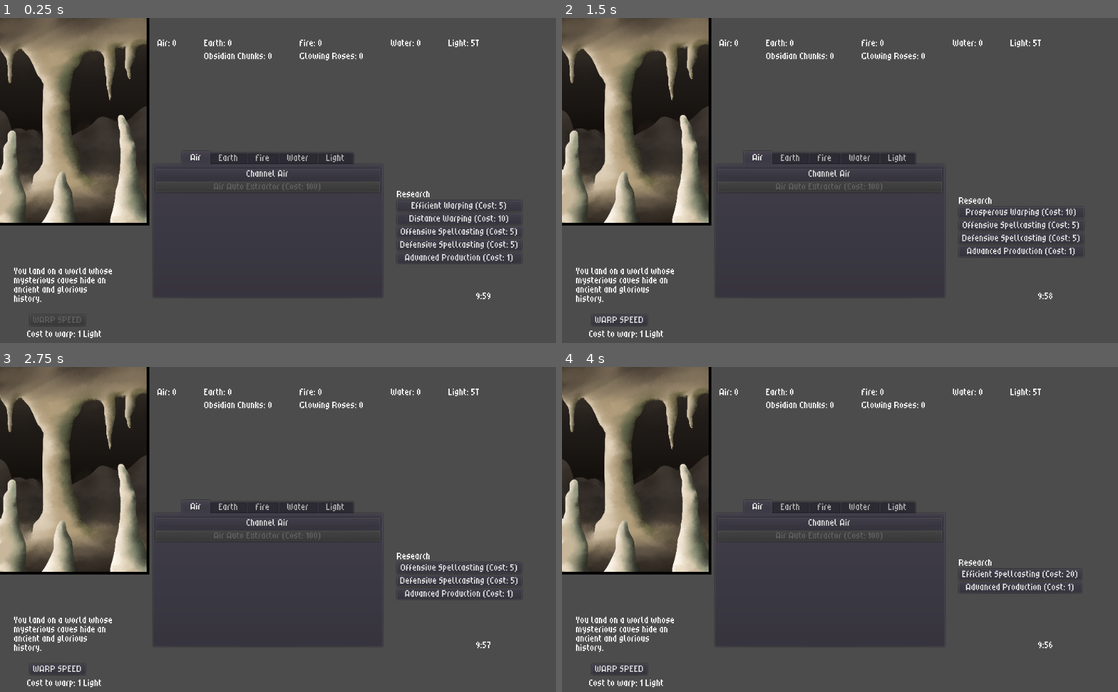
Above: before the commit, frames 1-4 (two rows, left to right).
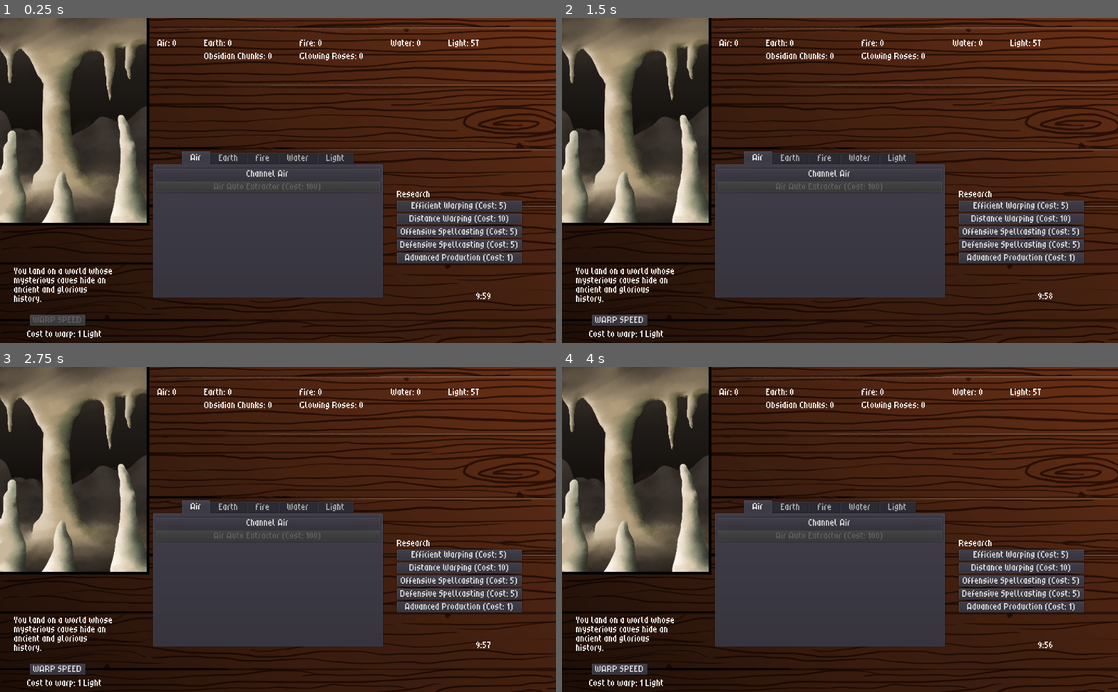
Above: after the commit, the same moments.

Repository: Kevin-Mortimer-19/Spellwarp
Game: Godot game, scene res://Scenes/Dimension.tscn
Same seed, same stepped clock (60 frames per second), same inputs: the game is played once before the commit and once after it.
Inputs (mouse positions are in pixels of both pictures, inside the frame that each line leads up to):
- Up to frame 1 (0.25 s): no input
- Up to frame 2 (1.5 s): click "Efficient Warping (Cost: 5)" at 0.5 s; click "Distance Warping (Cost: 10)" at 1.25 s
- Up to frame 3 (2.75 s): click (461, 562) at 2 s, where only the run before the commit has a clickable "Prosperous Warping (Cost: 10)"
- Up to frame 4 (4 s): click "Offensive Spellcasting (Cost:…" at 2.75 s; click "Defensive Spellcasting (Cost:…" at 3.5 s

The runs differ from the first frame. In frame 1, 60% of the frame differs, in the area x 0-100%, y 0-100%; in frame 2, 62%; in frame 3, 61%; in frame 4, 61%.

Commit message:
wood panel background

Diff:
--- a/Scenes/Dimension.tscn
+++ b/Scenes/Dimension.tscn
@@ -1,10 +1,11 @@
-[gd_scene load_steps=6 format=2]
+[gd_scene load_steps=7 format=2]
 
 [ext_resource path="res://Scripts/ResourceController.gd" type="Script" id=1]
 [ext_resource path="res://Scripts/TimeLimit.gd" type="Script" id=2]
 [ext_resource path="res://Scripts/BigScript.gd" type="Script" id=3]
 [ext_resource path="res://Scripts/PassiveController.gd" type="Script" id=4]
 [ext_resource path="res://Scripts/ResearchTree.gd" type="Script" id=5]
+[ext_resource path="res://Art/wood_bg.png" type="Texture" id=6]
 
 [node name="Control" type="Control"]
 anchor_right = 1.0
@@ -570,6 +571,13 @@
 default_color = Color( 0, 0, 0, 1 )
 
 [node name="Line2" type="Line2D" parent="UI"]
+
+[node name="WoodPanel" type="TextureRect" parent="."]
+show_behind_parent = true
+margin_right = 40.0
+margin_bottom = 40.0
+rect_scale = Vector2( 0.488, 0.4 )
+texture = ExtResource( 6 )
 
 [connection signal="pressed" from="Research/Warp1" to="Research" method="_on_warp1_pressed"]
 [connection signal="pressed" from="Research/Warp2" to="Research" method="_on_warp2_pressed"]
Binary file added: Art/wood_bg.png
Not shown, added: Art/wood_bg.png.import
